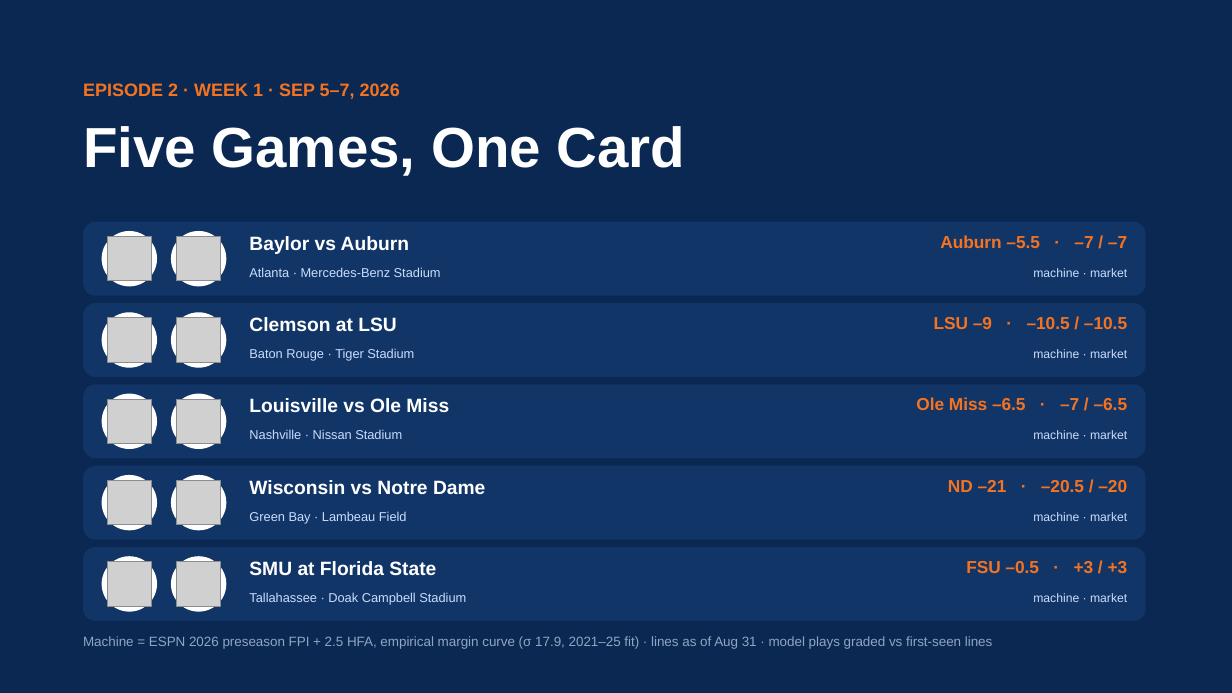
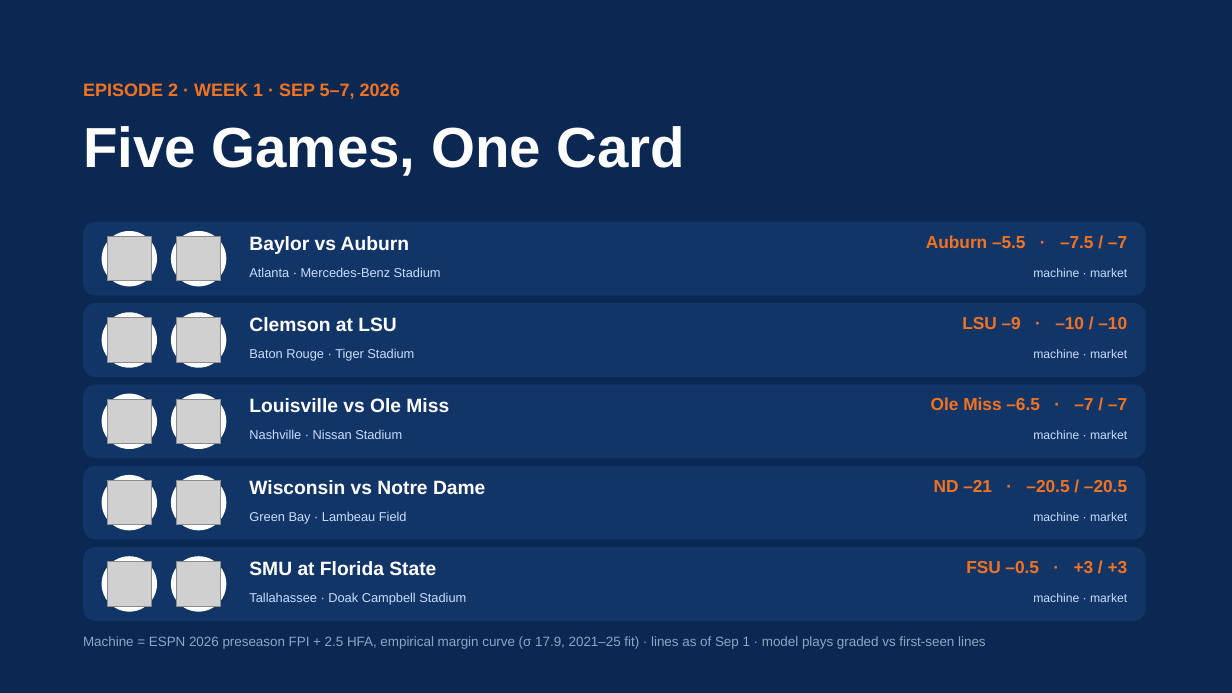
Before and after one commit to lucasalvarezflorida-lab/ncaa-fbs-analytics, a slide deck: slide 1 of decks/2026_Week1_Episode2.pptx. Drawn at 1232x693 pixels with LibreOffice and Linux fonts; fonts in the diff are those of the drawing; grey boxes stand for pictures. Boxes give left, top, right and bottom in pixels: in the first picture for what was removed or moved away, otherwise in the second. Text is boxed around its words. In the diff, an @@ line names an element or a change of style, - is before the commit and + after.

```diff
--- a/decks/2026_Week1_Episode2.pptx
+++ b/decks/2026_Week1_Episode2.pptx
@@ text at (926,235,1127,248): text changed @@
-Auburn –5.5 · –7 / –7
+Auburn –5.5 · –7.5 / –7
@@ text at (962,317,1127,329): text changed @@
-LSU –9 · –10.5 / –10.5
+LSU –9 · –10 / –10
@@ text at (931,397,1127,410): text changed @@
-Ole Miss –6.5 · –7 / –6.5
+Ole Miss –6.5 · –7 / –7
@@ text at (934,480,1127,492): text changed @@
-ND –21 · –20.5 / –20
+ND –21 · –20.5 / –20.5
@@ text at (83,636,986,649): text changed @@
-Machine = ESPN 2026 preseason FPI + 2.5 HFA, empirical margin curve (σ 17.9, 2021–25 fit) · lines as of Aug 31 · model plays graded vs first-seen lines
+Machine = ESPN 2026 preseason FPI + 2.5 HFA, empirical margin curve (σ 17.9, 2021–25 fit) · lines as of Sep 1 · model plays graded vs first-seen lines
```
Also in this commit, not shown: 6 other slides changed, 2 other files.
